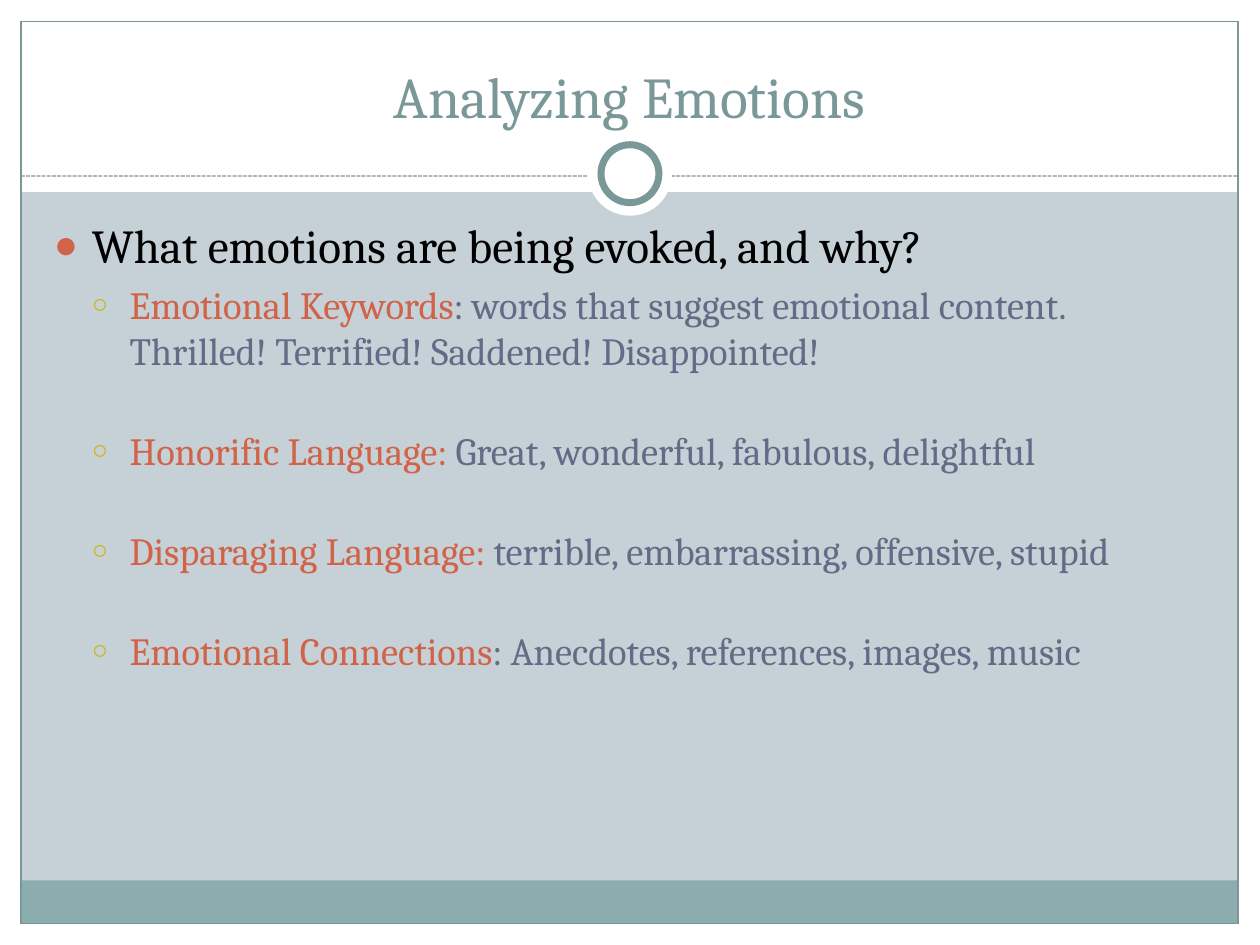
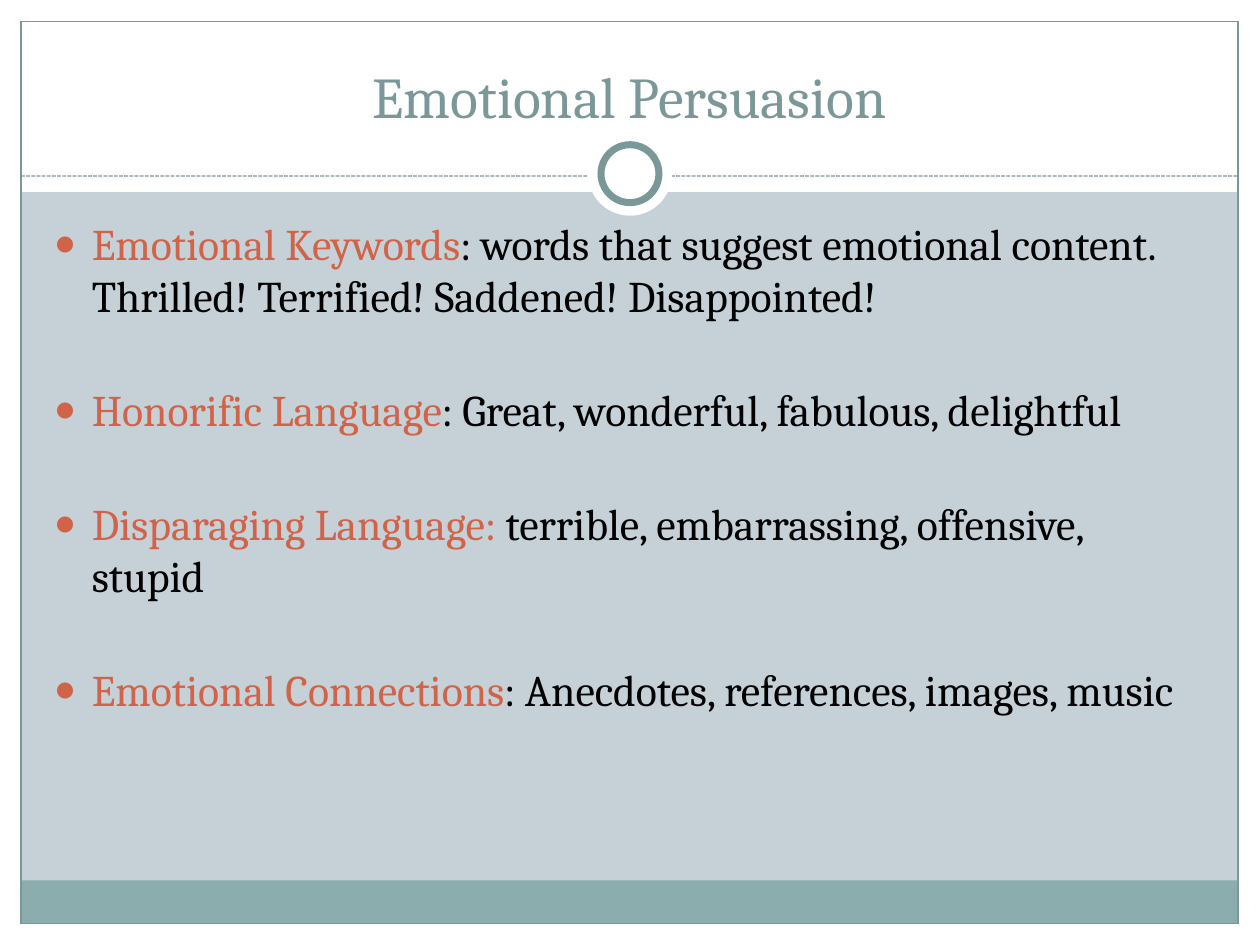
Before and after one commit to halperta/halperta.github.io, a slide deck: slide 6 of rhe306-spring2014/documents/logosLecture.pptx (slide 10 before the commit). Drawn at 1260x945 pixels with LibreOffice and Linux fonts; fonts in the diff are those of the drawing. Boxes give left, top, right and bottom in pixels: in the first picture for what was removed or moved away, otherwise in the second. Text is boxed around its words. In the diff, an @@ line names an element or a change of style, - is before the commit and + after.

```diff
--- a/rhe306-spring2014/documents/logosLecture.pptx
+++ b/rhe306-spring2014/documents/logosLecture.pptx
@@ title at <box>373,78,887,119</box>: text changed @@
-Analyzing Emotions
+Emotional Persuasion
@@ text "Emotional Keywords: words that suggest ..." at <box>92,229,1173,716</box>: size 22 to 25 pt; text colour #646B86 to #000000 in "Keywords: words that suggest emotional content. Thrilled! ...", "Great, wonderful, fabulous, delightful", "terrible, embarrassing, offensive, stupid", "Connections: Anecdotes, references, images, music"; text colour #D16349 to #000000 in "Language:"; bullet ○ to ●; list level 2 to 1 in "Emotional Keywords: words that suggest ..."; bullet colour #CCB400 to #D16349; list level 2 to 1 in "Honorific Language: Great, wonderful, fabulous, ..."; list level 2 to 1 in "Disparaging Language: terrible, embarrassing, offensive, ..."; list level 2 to 1 in "Emotional Connections: Anecdotes, references, images, ..." @@
@@ text at <box>92,230,923,273</box>: paragraph removed @@
-● What emotions are being evoked, and why?
```
Also in this commit, not shown: 4 other slides changed, 6 slides added, 6 slides removed, 4 other files.
